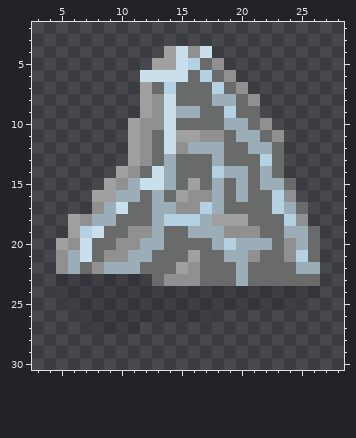
Two states of a pixel-art sprite, Assets/Sprites/Gatherpoints/iron_vein_32x32.png. The picture above is the old version.
The file is 32x32 pixels. Shown: x 3..28, y 2..30.
Once edited:
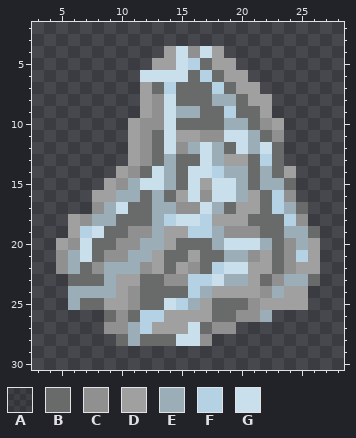
Palette (. is transparent): A #0000001f  B #696a6a  C #909090  D #a0a0a0  E #9badb7  F #b4d2e3  G #c9dfeb
Difference:
@@ x 3..28 @@
  3 ..........................
- 4 ...........DGCG...........
- 5 ..........DDGFBC..........
- 6 .........GGGGBFBC.........
- 7 .........DBFBBBFBC........
- 8 .........DCGBBBEEBC.......
- 9 .........DCGEEBBFBB.......
-10 ........DCCGBBBBEEBC......
-11 ........DCBGDDCCBEEBC.....
-12 ........DCBGCEEEBBEEB.....
-13 ........DCBEBBBEBBBFB.....
-14 .......DCBGEBBBFEEBEB.....
-15 ......DCEGGEBDBEBEBEEB....
-16 .....DDEEBEBDCCEBEBBFC....
-17 .....CEGBBEECCFEBBBBFEB...
-18 ...DCEEBBBEFFFEDDDBBBFC...
-19 ...DFGBBCCEBBEEECCCBBEEB..
-20 ..DCGBBCCEEBBBBEFEEEBCEB..
-21 ..CEGBCCEEBBBDBBEECBBCFB..
-22 ..CEBCEEEBBBDCBBBEBBBBEE..
-23 ..AAAAAAAABCCCBBBEBBBBBB..
-24 ..AAAAAAAAAAAAAAAAAAAAAA..
-25 ...AAAAAAAAAAAAAAAAAAA....
-26 ....AAAAAAAAAAA...........
-27 .....AAAA.................
-28 ..........................
+ 4 ...........DGCGD..........
+ 5 ..........DDGFBDD.........
+ 6 .........GGGGBFBDD........
+ 7 .........DBFBBBFBDD.......
+ 8 .........DCGBBBEEBDD......
+ 9 .........DCGEEBBFBBD......
+10 ........DCCGBBBBEEBCD.....
+11 ........DCBGDDCCGGEBC.....
+12 ........DCBGCEGEBGEGB.....
+13 ........DCBEBBGEDDBFB.....
+14 .......DCBGEBGGFEEBEBD....
+15 ......DCEGGEBGDGGEBEEB....
+16 .....DDEEBEBDGCGGEDBFC....
+17 .....CEGBBEECCGEBDDBFEB...
+18 ...DCEEBBBEFGGFDDDBBBFC...
+19 ...DFGBBCCEDDFFECCCBBEEB..
+20 ..DCGBBCCEEDBBBEGGGEBCED..
+21 ..CEGBCCEEDBBDBBEECDBCFD..
+22 ..CEBCEEECDBDCBFGGDDBCDD..
+23 ...BBBEDDBBCCFFGEEDBCEEB..
+24 ...EEEEDCBBBBFEDDDDCEDD...
+25 ...EBBDDCBBGFEDBBBCDDDD...
+26 ......BCBFFDDDDBBCCE......
+27 ......CCEFDDDGBCC.........
+28 .......BEBBBGGC...........
 29 ..........................
